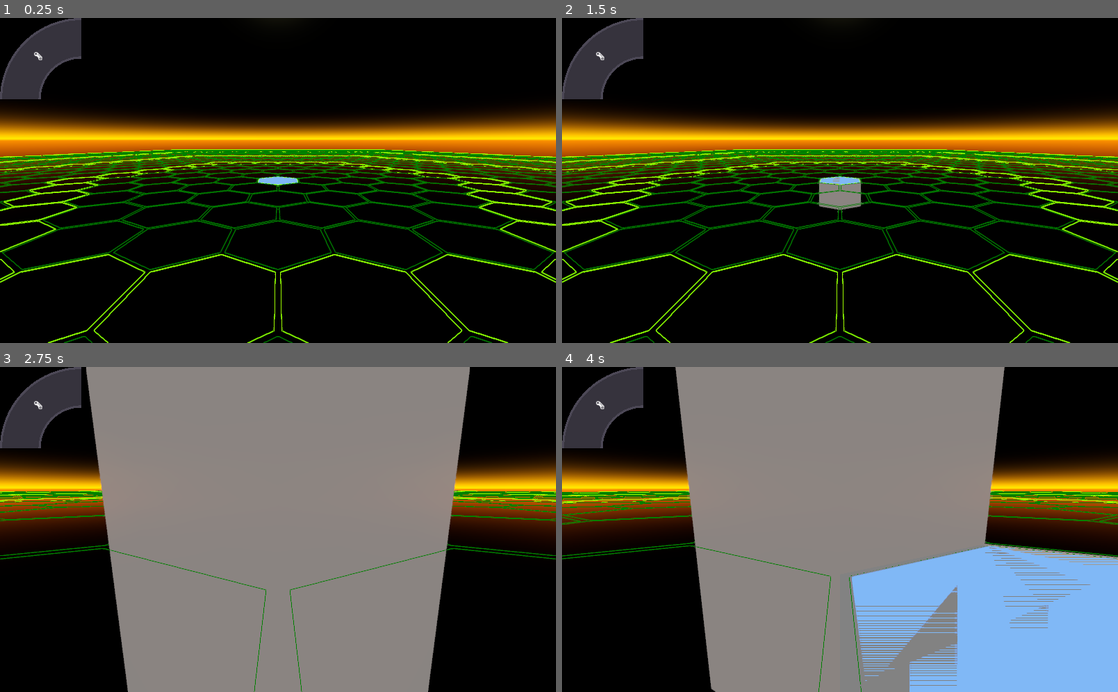
Above: before the commit, frames 1-4 (two rows, left to right).
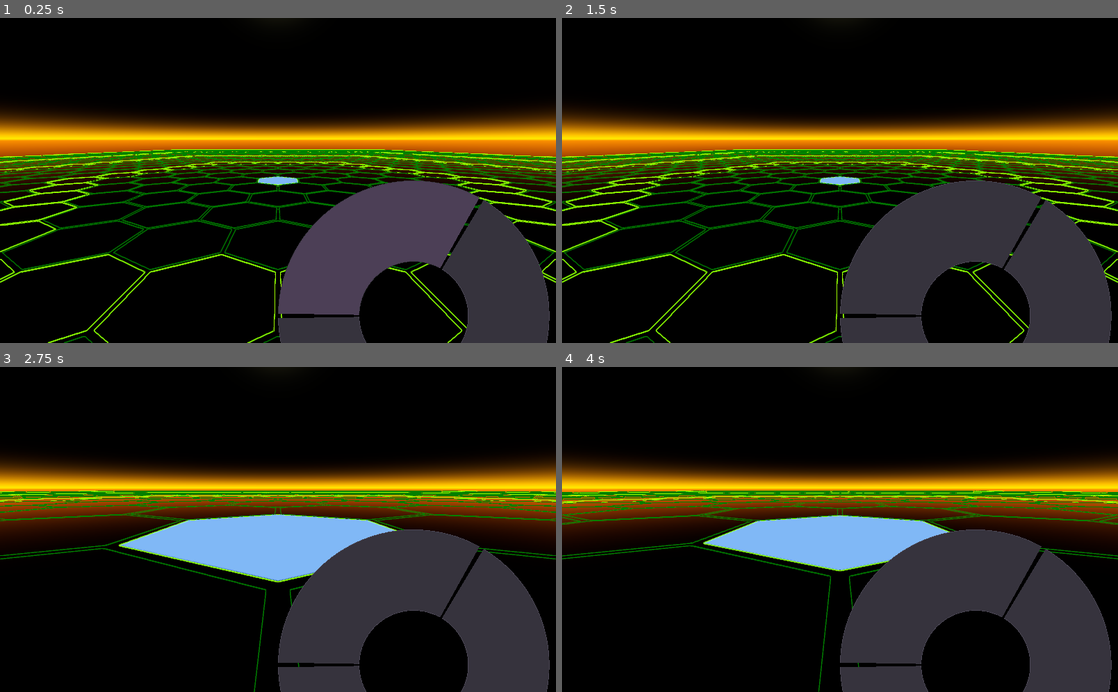
Above: after the commit, the same moments.

Repository: ObsidianBlk/Twin-Sticky
Game: Godot game, scene res://ArenaEditor/ArenaEditor.tscn
The game is run twice, just before and just after one commit, with the same random seed, the same clock (stepped at 60 frames per second) and the same inputs. This scene is started directly instead of the project's main scene.
Inputs (mouse positions are in pixels of both pictures, inside the frame that each line leads up to):
- Up to frame 1 (0.25 s): no input
- Up to frame 2 (1.5 s): tap Enter at 0.5 s; move the mouse to (645, 99) at 0.52 s; hold Right (ui_right) 0.53-1.28 s; hold Middle mouse button (orbit_enable) 0.53-1.28 s; click (645, 99) at 0.67 s; tap Space (booster_jump) at 0.77, 1.25 s; move the mouse to (728, 196) at 1.27 s; hold Down (ui_down) from 1.28 s (still down); tap ` (terminal) at 1.35 s; click (728, 196) at 1.42 s
- Up to frame 3 (2.75 s): tap Space (booster_jump) at 1.52 s; tap Enter at 2 s; move the mouse to (333, 458) at 2.02 s; release Down (ui_down) at 2.03 s; hold Right (ui_right) from 2.03 s (still down); hold , (zoom_in) from 2.03 s (still down); click (333, 458) at 2.17 s
- Up to frame 4 (4 s): move the mouse to (812, 594) at 2.77 s; release Right (ui_right) at 2.78 s; release , (zoom_in) at 2.78 s; hold Up (ui_up) 2.78-3.53 s; tap . (zoom_out) at 2.85 s; click (812, 594) at 2.92 s; tap Space (booster_jump) at 3.02, 3.5, 3.77 s; move the mouse to (1006, 578) at 3.52 s; hold Left (ui_left) from 3.53 s (still down); hold Middle mouse button (orbit_enable) from 3.53 s (still down); click (1006, 578) at 3.67 s

The runs differ from the first frame. In frame 1, 18% of the frame differs, in the area x 0-99%, y 0-100%; in frame 2, 18%; in frame 3, 70%; in frame 4, 66%.

Commit message:
RadialButton now uses a special gui event input method. When used outside RadialMenu, RadialButton should act like a regular button. Inside RadialMenu RadialButton should set it's mouse_filter to IGNORE and RadialMenu sends events to RadialButton's new special gui input method. RadialMenu can now adjust the radial position of RadialButtons given to it. Added a test RadialMenu with three buttons to the ArenaEditor and it opens at the start (this is just for testing purposes.

Diff:
--- a/ArenaEditor/ArenaEditor.gd
+++ b/ArenaEditor/ArenaEditor.gd
@@ -29,6 +29,7 @@
 	_hex_grid_overlay.connect("grid_clicked", self, "_on_grid_clicked")
 	_hex_grid_overlay.hex_size = _region_resource.hex_size
 	_hex_region.region_resource = _region_resource
+	$UI/RadialMenu.popup_centered()
 
 
 func _unhandled_input(event : InputEvent) -> void:
--- a/ArenaEditor/ArenaEditor.tscn
+++ b/ArenaEditor/ArenaEditor.tscn
@@ -4,8 +4,8 @@
 [ext_resource path="res://Objects/HexRegion/HexRegion.tscn" type="PackedScene" id=2]
 [ext_resource path="res://ArenaEditor/HexGridOverlay.gd" type="Script" id=3]
 [ext_resource path="res://Objects/GimbleCamera/GimbleCamera.tscn" type="PackedScene" id=4]
-[ext_resource path="res://UI/RadialButton/RadialButton.tscn" type="PackedScene" id=5]
-[ext_resource path="res://Assets/Textures/input_joypad.svg" type="Texture" id=6]
+[ext_resource path="res://UI/RadialMenu/RadialMenu.tscn" type="PackedScene" id=5]
+[ext_resource path="res://UI/RadialButton/RadialButton.tscn" type="PackedScene" id=6]
 
 [sub_resource type="ProceduralSky" id=1]
 sky_top_color = Color( 0, 0, 0, 1 )
@@ -64,11 +64,37 @@
 [node name="UI" type="CanvasLayer" parent="."]
 layer = 100
 
-[node name="RadialButton" parent="UI" instance=ExtResource( 5 )]
-margin_right = 300.0
-margin_bottom = 300.0
-icon = ExtResource( 6 )
-end_degree = 90.0
-outer_radius = 150.0
-inner_radius = 75.0
-trim_width = 4.0
+[node name="RadialMenu" parent="UI" instance=ExtResource( 5 )]
+visible = true
+margin_right = 500.0
+margin_bottom = 500.0
+outer_radius = 250.0
+inner_radius = 100.0
+gap_degrees = 2.0
+
+[node name="RadialButton" parent="UI/RadialMenu" instance=ExtResource( 6 )]
+margin_right = 500.0
+margin_bottom = 500.0
+mouse_filter = 2
+start_degree = 1.0
+end_degree = 119.0
+outer_radius = 250.0
+inner_radius = 100.0
+
+[node name="RadialButton2" parent="UI/RadialMenu" instance=ExtResource( 6 )]
+margin_right = 500.0
+margin_bottom = 500.0
+mouse_filter = 2
+start_degree = 121.0
+end_degree = 239.0
+outer_radius = 250.0
+inner_radius = 100.0
+
+[node name="RadialButton3" parent="UI/RadialMenu" instance=ExtResource( 6 )]
+margin_right = 500.0
+margin_bottom = 500.0
+mouse_filter = 2
+start_degree = 241.0
+end_degree = 359.0
+outer_radius = 250.0
+inner_radius = 100.0
--- a/UI/RadialButton/RadialButton.gd
+++ b/UI/RadialButton/RadialButton.gd
@@ -1,5 +1,6 @@
+tool
 extends Control
-tool
+class_name RadialButton
 
 # TODO: MAJOR
 # Add variables for scaling the icon (if defined) relative to the thickness of the arc
@@ -54,13 +55,15 @@
 	_UpdateShaderParams("icon", icon)
 
 func set_start_degree(d : float) -> void:
-	d = fmod(d, 360.0)
+	if d > 360.0:
+		d = fmod(d, 360.0)
 	if d < end_degree:
 		start_degree = d
 		_UpdateShaderParams("angle_start", start_degree)
 
 func set_end_degree(d : float) -> void:
-	d = fmod(d, 360.0)
+	if d > 360.0:
+		d = fmod(d, 360.0)
 	if d > start_degree:
 		end_degree = d
 		_UpdateShaderParams("angle_end", end_degree)
@@ -119,53 +122,24 @@
 # Override Methods
 # ------------------------------------------------------------------------------
 func _ready() -> void:
+	#mouse_filter = Control.MOUSE_FILTER_IGNORE
 	if not Engine.editor_hint:
 		connect("focus_entered", self, "_on_focus_entered")
 		connect("focus_exited", self, "_on_focus_exited")
 	_UpdateRectSize()
 	_FullShaderUpdate()
 
+func _enter_tree():
+	var parent = get_parent()
+	if parent != null:
+		if parent.has_method("add_radial_button"): # My Cheat to see if we're under the RadialMenu class.
+			mouse_filter = Control.MOUSE_FILTER_IGNORE
+		else:
+			mouse_filter = Control.MOUSE_FILTER_STOP
+
 func _gui_input(event : InputEvent) -> void:
-	if event is InputEventMouseMotion:
-		var reset : bool = true
-		if _MousePositionOnButton(event.position - rect_position):
-				_btn_state = BUTTON_STATE.Hover
-				_UpdateShaderColors()
-				accept_event()
-				reset = false
-		if reset and _btn_state != BUTTON_STATE.Normal:
-			_btn_state = BUTTON_STATE.Normal
-			_UpdateShaderColors()
-	match _btn_state:
-		BUTTON_STATE.Hover:
-			var pressed : bool = false
-			if event is InputEventMouseButton:
-				if event.button_index == BUTTON_LEFT and event.pressed == true:
-					pressed = true
-			elif event.is_action_pressed("ui_select"):
-				pressed = true
-
-			if pressed:
-				_btn_state = BUTTON_STATE.Pressed
-				_UpdateShaderColors()
-				accept_event()
-				emit_signal("button_down")
-				emit_signal("pressed")
-		BUTTON_STATE.Pressed:
-			var released = false
-			var focused : bool = _in_focus
-			if event is InputEventMouseButton:
-				if event.button_index == BUTTON_LEFT and event.pressed == false:
-					focused = _MousePositionOnButton(event.position)
-					released = true
-			if event.is_action_released("ui_select"):
-				released = true
-
-			if released:
-				_btn_state = BUTTON_STATE.Hover if focused else BUTTON_STATE.Normal
-				_UpdateShaderColors()
-				accept_event()
-				emit_signal("button_up")
+	if _ProcessGUIInput(event):
+		accept_event()
 
 
 # ------------------------------------------------------------------------------
@@ -180,9 +154,73 @@
 			return true
 	return false
 
+func _EmitList(emit_list : Array) -> void:
+	for item in emit_list:
+		if item is Array:
+			callv("emit_signal", item)
+
+func _ProcessGUIInput(event : InputEvent, processed : bool = false) -> bool:
+	if event is InputEventMouseMotion:
+		var reset : bool = true
+		if not processed:
+			if _MousePositionOnButton(event.position - rect_position):
+				if _btn_state != BUTTON_STATE.Pressed:
+					_btn_state = BUTTON_STATE.Hover
+					_UpdateShaderColors()
+					processed = true
+				reset = false
+		if reset and _btn_state != BUTTON_STATE.Normal:
+			_btn_state = BUTTON_STATE.Normal
+			_UpdateShaderColors()
+	if not processed:
+		match _btn_state:
+			BUTTON_STATE.Hover:
+				var pressed : bool = false
+				if event is InputEventMouseButton:
+					if event.button_index == BUTTON_LEFT and event.pressed == true:
+						pressed = true
+				elif event.is_action_pressed("ui_select"):
+					pressed = true
+				elif event.is_action_pressed("ui_up"):
+					_GiveFocusTo(Control.MARGIN_UP)
+					processed = true
+				elif event.is_action_pressed("ui_down"):
+					_GiveFocusTo(Control.MARGIN_DOWN)
+					processed = true
+				elif event.is_action_pressed("ui_left"):
+					_GiveFocusTo(Control.MARGIN_LEFT)
+					processed = true
+				elif event.is_action_pressed("ui_right"):
+					_GiveFocusTo(Control.MARGIN_RIGHT)
+					processed = true
+
+				if pressed:
+					_btn_state = BUTTON_STATE.Pressed
+					_UpdateShaderColors()
+					processed = true
+					call_deferred("_EmitList", [["button_down"],["pressed"]])
+			BUTTON_STATE.Pressed:
+				var released = false
+				var focused : bool = _in_focus
+				if event is InputEventMouseButton:
+					if event.button_index == BUTTON_LEFT and event.pressed == false:
+						focused = _MousePositionOnButton(event.position)
+						released = true
+				if event.is_action_released("ui_select"):
+					released = true
+
+				if released:
+					_btn_state = BUTTON_STATE.Hover if focused else BUTTON_STATE.Normal
+					_UpdateShaderColors()
+					processed = true
+					call_deferred("emit_signal", "button_up")
+	return processed
+
 
 func _UpdateRectSize() -> void:
 	rect_size = Vector2(outer_radius * 2, outer_radius * 2)
+	if Engine.editor_hint and not _crect_node:
+		_crect_node = get_node_or_null("ColorRect")
 	if _crect_node:
 		_crect_node.rect_size = Vector2(outer_radius * 2, outer_radius * 2)
 		_crect_node.update()
@@ -209,6 +247,8 @@
 
 
 func _UpdateShaderParams(param : String, value) -> void:
+	if Engine.editor_hint and not _crect_node:
+		_crect_node = get_node_or_null("ColorRect")
 	if not _crect_node:
 		return
 	var mat : ShaderMaterial = _crect_node.get_material()
@@ -235,6 +275,8 @@
 				mat.set_shader_param("trim_width", value)
 
 func _UpdateShaderColors() -> void:
+	if Engine.editor_hint and not _crect_node:
+		_crect_node = get_node_or_null("ColorRect")
 	if not _crect_node:
 		return
 	var mat : ShaderMaterial = _crect_node.get_material()
@@ -250,6 +292,12 @@
 				mat.set_shader_param("color_body", color_pressed)
 				mat.set_shader_param("color_trim", trim_color_pressed)
 
+func _GiveFocusTo(dir : int) -> void:
+	var np : NodePath = get_focus_neighbour(dir)
+	var ctrl : Control = get_node_or_null(np)
+	if ctrl != null:
+		release_focus()
+		ctrl.grab_focus()
 
 # ------------------------------------------------------------------------------
 # Public Methods
@@ -258,8 +306,10 @@
 	set_arc_degrees(rad2deg(start_angle), rad2deg(end_angle))
 
 func set_arc_degrees(start_angle_degree : float, end_angle_degree : float) -> void:
-	start_angle_degree = fmod(start_angle_degree, 360.0)
-	end_angle_degree = fmod(end_angle_degree, 360.0)
+	if start_angle_degree > 360.0:
+		start_angle_degree = fmod(start_angle_degree, 360.0)
+	if end_angle_degree > 360.0:
+		end_angle_degree = fmod(end_angle_degree, 360.0)
 	if end_angle_degree > start_angle_degree:
 		start_degree = start_angle_degree
 		end_degree = end_angle_degree
@@ -275,19 +325,25 @@
 		_UpdateShaderParams("radius_inner", inner_radius)
 		call_deferred("_UpdateRectSize")
 
+func grab_focus() -> void:
+	.grab_focus()
+	_on_focus_entered()
+
+func release_focus() -> void:
+	.release_focus()
+	_on_focus_exited()
+
 # ------------------------------------------------------------------------------
 # Override Methods
 # ------------------------------------------------------------------------------
 
 func _on_focus_entered() -> void:
-	print("Focus Entered")
 	_in_focus = true
 	if _btn_state != BUTTON_STATE.Pressed:
 		_btn_state = BUTTON_STATE.Hover
 	_UpdateShaderColors()
 
 func _on_focus_exited() -> void:
-	print("Focus Exited")
 	_in_focus = false
 	if _btn_state != BUTTON_STATE.Pressed:
 		_btn_state = BUTTON_STATE.Normal
--- a/UI/RadialMenu/RadialMenu.gd
+++ b/UI/RadialMenu/RadialMenu.gd
@@ -1,33 +1,157 @@
+tool
 extends Popup
+class_name RadialMenu
 
+# ------------------------------------------------------------------------------
+# Signals
+# ------------------------------------------------------------------------------
+signal pressed(btn_name)
+signal button_down(btn_name)
+signal button_up(btn_name)
 
 # ------------------------------------------------------------------------------
 # Export Variables
 # ------------------------------------------------------------------------------
-
+export var outer_radius : float = 42.0							setget set_outer_radius
+export var inner_radius : float = 20.0							setget set_inner_radius
+export (float, 0.0, 10.0, 0.001) var gap_degrees : float = 0.2	setget set_gap_degrees
 
 # ------------------------------------------------------------------------------
 # Variables
 # ------------------------------------------------------------------------------
+var _relative_coords : Vector2 = Vector2.ZERO
 
+# ------------------------------------------------------------------------------
+# Setters
+# ------------------------------------------------------------------------------
+func set_outer_radius(r : float) -> void:
+	if r > inner_radius and outer_radius != r:
+		outer_radius = r
+		#_AdjustSize()
+		_AdjustRadialButtons()
+
+func set_inner_radius(r : float) -> void:
+	if r < outer_radius and inner_radius != r:
+		inner_radius = r
+		#_AdjustSize()
+		_AdjustRadialButtons()
+
+func set_gap_degrees(g : float) -> void:
+	if g >= 0.0 and g <= 10.0 and gap_degrees != g:
+		gap_degrees = g
+		_AdjustRadialButtons()
 
 # ------------------------------------------------------------------------------
 # Override Methods
 # ------------------------------------------------------------------------------
+func _ready() -> void:
+	get_tree().get_root().connect("size_changed", self, "_on_screen_size_changed")
+	connect("child_entered_tree", self, "_on_child_entered")
+	connect("child_exiting_tree", self, "_on_child_exited")
+	connect("about_to_show", self, "_on_about_to_show")
+	#_AdjustSize()
+	_AdjustRadialButtons()
 
-func add_child(node : Node, legible_unique_name : bool = false) -> void:
-	pass
+func _gui_input(event : InputEvent) -> void:
+	var processed : bool = false
+	for child in get_children():
+		if child is RadialButton:
+			if not processed:
+				processed = child._ProcessGUIInput(event)
+			else:
+				child._ProcessGUIInput(event, true)
+	if processed:
+		accept_event()
 
 # ------------------------------------------------------------------------------
 # Private Methods
 # ------------------------------------------------------------------------------
+func _AdjustRadialButtons() -> void:
+	var count : int = 0
+	for child in get_children():
+		if child is RadialButton:
+			count += 1
+
+	if count > 0:
+		var arc : float = (360.0 - (gap_degrees * float(count))) / float(count)
+		var hgap : float = 0 if count <= 1 else gap_degrees * 0.5
+
+		var start_degree : float = hgap
+		for child in get_children():
+			if child is RadialButton:
+				child.set_radii(inner_radius, outer_radius)
+				child.set_arc_degrees(start_degree, start_degree + arc)
+				start_degree += arc + gap_degrees
+
+func _RecalcScreenSize() -> void:
+	rect_size = get_viewport_rect().size
+	_AdjustRadialButtonPosition()
+
+func _AdjustRadialButtonPosition() -> void:
+	var cpos : Vector2 = (rect_size * _relative_coords) - Vector2(outer_radius, outer_radius)
+	for child in get_children():
+		if child is RadialButton:
+			child.rect_position = cpos
+#func _AdjustSize() -> void:
+#	rect_size = Vector2(outer_radius * 2, outer_radius * 2)
 
 
 # ------------------------------------------------------------------------------
 # Public Methods
 # ------------------------------------------------------------------------------
+func popup(rect : Rect2 = Rect2(0,0,0,0)) -> void:
+	.popup(Rect2(0,0,0,0))
+	if rect_size.x > 0.0 and rect_size.y > 0.0:
+		_relative_coords = Vector2(
+			rect.position.x / rect_size.x,
+			rect.position.y / rect_size.y
+		)
+	else:
+		_relative_coords = Vector2.ZERO
+	_AdjustRadialButtonPosition()
 
+func popup_centered(size : Vector2 = Vector2.ZERO) -> void:
+	.popup_centered(Vector2.ZERO)
+	_relative_coords = Vector2(0.5, 0.5)
+	_AdjustRadialButtonPosition()
+
+func add_radial_button(btn_name : float) -> void:
+	if not Engine.editor_hint:
+		var btn = RadialButton.new()
+		btn.name = btn_name
+		add_child(btn)
+
+func has_focus() -> bool:
+	for child in get_children():
+		if child is RadialButton:
+			if child.has_focus():
+				return true
+	return false
 
 # ------------------------------------------------------------------------------
 # Handler Methods
 # ------------------------------------------------------------------------------
+func _on_screen_size_changed() -> void:
+	# Have to defer the call or the screen doesn't adjust properly.
+	call_deferred("_RecalcScreenSize")
+
+
+func _on_child_entered(child : Node) -> void:
+	if not Engine.editor_hint:
+		if child is RadialButton and not child.is_connected("pressed", self, "_on_pressed"):
+			var _res : int = child.connect("pressed", self, "_on_pressed", [child])
+
+func _on_child_exited(child : Node) -> void:
+	if not Engine.editor_hint:
+		if child is RadialButton and child.is_connected("pressed", self, "_on_pressed"):
+			child.disconnect("pressed", self, "_on_pressed")
+
+func _on_about_to_show() -> void:
+	if not has_focus():
+		for child in get_children():
+			if child is RadialButton:
+				child.grab_focus()
+				break
+
+func _on_pressed(_btn : RadialButton) -> void:
+	emit_signal("pressed", _btn.name)
--- a/UI/RadialMenu/RadialMenu.tscn
+++ b/UI/RadialMenu/RadialMenu.tscn
@@ -3,6 +3,10 @@
 [ext_resource path="res://UI/RadialMenu/RadialMenu.gd" type="Script" id=1]
 
 [node name="RadialMenu" type="Popup"]
-margin_right = 40.0
-margin_bottom = 40.0
+visible = true
+anchor_right = 1.0
+anchor_bottom = 1.0
+mouse_filter = 1
+size_flags_horizontal = 3
+size_flags_vertical = 3
 script = ExtResource( 1 )
--- a/project.godot
+++ b/project.godot
@@ -14,6 +14,16 @@
 "language": "GDScript",
 "path": "res://Scripts/HexCell.gd"
 }, {
+"base": "Control",
+"class": "RadialButton",
+"language": "GDScript",
+"path": "res://UI/RadialButton/RadialButton.gd"
+}, {
+"base": "Popup",
+"class": "RadialMenu",
+"language": "GDScript",
+"path": "res://UI/RadialMenu/RadialMenu.gd"
+}, {
 "base": "Resource",
 "class": "RegionResource",
 "language": "GDScript",
@@ -21,6 +31,8 @@
 } ]
 _global_script_class_icons={
 "HexCell": "",
+"RadialButton": "",
+"RadialMenu": "",
 "RegionResource": ""
 }
 
